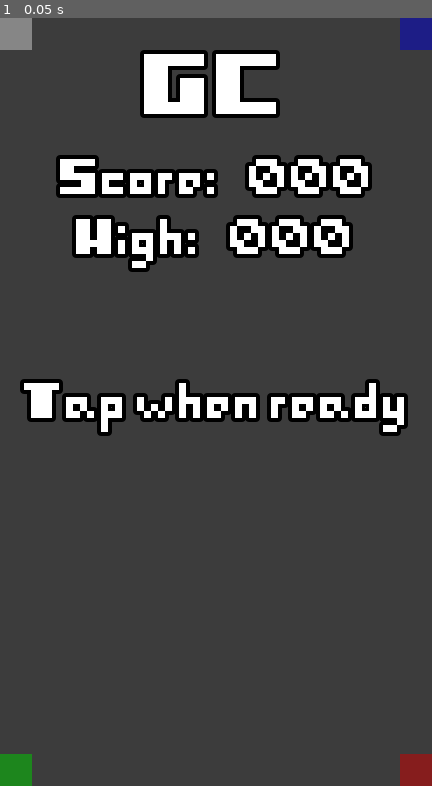
Above: before the commit, frame 1.
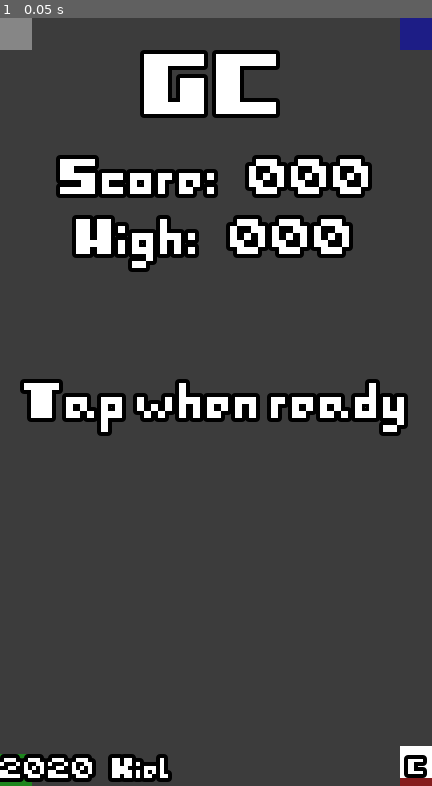
Above: after the commit, the same moment.

Repository: Kiel97/easy-jam-8bits-to-infinity
Game: Godot game, scene res://Game.tscn
Two runs of this game, one before a commit and one after it. Both use one fixed random seed, a clock stepped at 60 frames per second and the inputs below.
Inputs:
- Up to frame 1 (0.05 s): no input

The runs differ from the first frame. In frame 1, 1.6% of the frame differs, in the area x 0-100%, y 94-100%.

Commit message:
Added credits button

Diff:
--- a/Game.gd
+++ b/Game.gd
@@ -67,3 +67,6 @@
 
 func _on_Bin_wrong_color():
 	game_over()
+
+func _on_CreditsButton_pressed():
+	print("Show credits here...")
--- a/Game.tscn
+++ b/Game.tscn
@@ -39,6 +39,18 @@
 extra_spacing_space = -5
 font_data = ExtResource( 6 )
 
+[sub_resource type="DynamicFont" id=7]
+size = 8
+outline_size = 1
+outline_color = Color( 0, 0, 0, 1 )
+font_data = ExtResource( 6 )
+
+[sub_resource type="DynamicFont" id=8]
+size = 6
+outline_size = 1
+outline_color = Color( 0, 0, 0, 1 )
+font_data = ExtResource( 6 )
+
 [node name="Game" type="Node2D"]
 script = ExtResource( 2 )
 __meta__ = {
@@ -228,7 +240,45 @@
 anchor_top = 1.0
 anchor_right = 1.0
 anchor_bottom = 1.0
-margin_top = -18.0
+margin_top = -10.0
+__meta__ = {
+"_edit_use_anchors_": false
+}
+
+[node name="VertBox" type="HBoxContainer" parent="CanvasLayer/TapOverlay/BottomVBox"]
+margin_right = 108.0
+margin_bottom = 10.0
+
+[node name="Label" type="Label" parent="CanvasLayer/TapOverlay/BottomVBox/VertBox"]
+margin_right = 43.0
+margin_bottom = 10.0
+custom_fonts/font = SubResource( 7 )
+text = "2020 Kiel"
+
+[node name="Control" type="Control" parent="CanvasLayer/TapOverlay/BottomVBox/VertBox"]
+margin_left = 47.0
+margin_right = 96.0
+margin_bottom = 10.0
+size_flags_horizontal = 3
+
+[node name="CreditsButton" type="TextureButton" parent="CanvasLayer/TapOverlay/BottomVBox/VertBox"]
+margin_left = 100.0
+margin_right = 108.0
+margin_bottom = 10.0
+texture_normal = ExtResource( 5 )
+texture_pressed = ExtResource( 5 )
+texture_hover = ExtResource( 5 )
+texture_disabled = ExtResource( 5 )
+texture_focused = ExtResource( 5 )
+stretch_mode = 2
+
+[node name="Label" type="Label" parent="CanvasLayer/TapOverlay/BottomVBox/VertBox/CreditsButton"]
+anchor_right = 1.0
+anchor_bottom = 1.0
+custom_fonts/font = SubResource( 8 )
+text = "C"
+align = 1
+valign = 1
 __meta__ = {
 "_edit_use_anchors_": false
 }
@@ -242,3 +292,4 @@
 [connection signal="wrong_color" from="Bins/GreenBin" to="." method="_on_Bin_wrong_color"]
 [connection signal="timeout" from="JunkGenerator/JunkTimer" to="." method="_on_JunkTimer_timeout"]
 [connection signal="pressed" from="CanvasLayer/TapOverlay/TapButton" to="." method="_on_TextureButton_pressed"]
+[connection signal="pressed" from="CanvasLayer/TapOverlay/BottomVBox/VertBox/CreditsButton" to="." method="_on_CreditsButton_pressed"]
Not shown: 1 places in Game.tscn that only renumber resources
